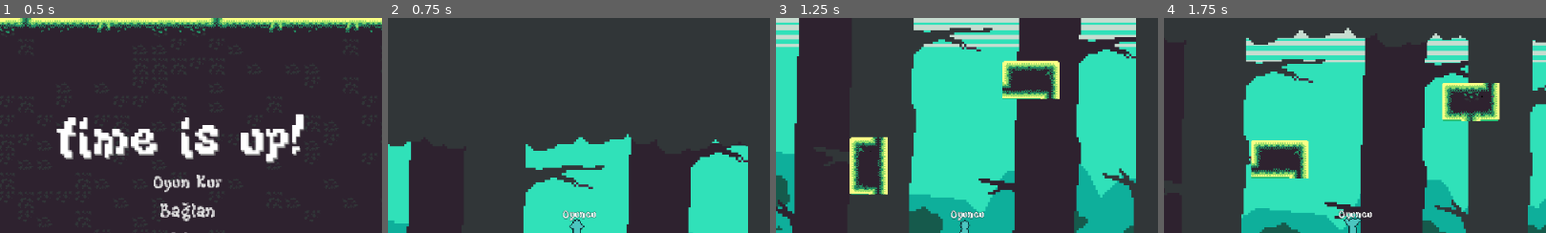
Above: before the commit, frames 1-4 (left to right).
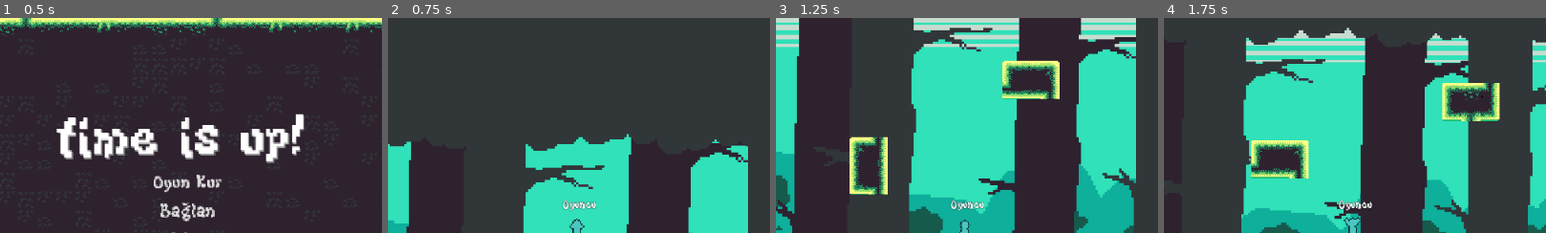
Above: after the commit, the same moments.

Repository: muratbas/time-is-up
Game: Godot game, scene res://Assets/Scenes/Menu/main_menu.tscn
The game is run twice, just before and just after one commit, with the same random seed, the same clock (stepped at 60 frames per second) and the same inputs.
Inputs:
- Up to frame 1 (0.5 s): no input
- Up to frame 2 (0.75 s): click "Oyun Kur" at 0.5 s
- Up to frame 3 (1.25 s): no input
- Up to frame 4 (1.75 s): hold D (Right) from 1.28 s (still down); tap W (Jump) at 1.35, 1.52 s
The pictures show only the part of the screen within x 25-75%, y 0-50%; the shares and areas given below are measured in that part.

Frame 1 is identical in both runs. In frame 2, 0.6% of the frame differs, in the area x 45-55%, y 84-95%; in frame 3, 0.5%; in frame 4, 0.5%.

Commit message:
hotfix: nickname bug

Diff:
--- a/Assets/Scenes/Char/player.tscn
+++ b/Assets/Scenes/Char/player.tscn
@@ -18,11 +18,6 @@
 properties/1/replication_mode = 1
 
 [sub_resource type="SceneReplicationConfig" id="SceneReplicationConfig_6tr60"]
-properties/0/path = NodePath(".. : nickname")
-properties/0/spawn = true
-properties/0/replication_mode = 1
-
-[sub_resource type="StyleBoxEmpty" id="StyleBoxEmpty_hvx5h"]
 
 [sub_resource type="AtlasTexture" id="AtlasTexture_y88jl"]
 atlas = ExtResource("3_uiccu")
@@ -376,6 +371,8 @@
 "speed": 15.0
 }]
 
+[sub_resource type="StyleBoxEmpty" id="StyleBoxEmpty_hvx5h"]
+
 [sub_resource type="RectangleShape2D" id="RectangleShape2D_cjiiu"]
 size = Vector2(16, 15.75)
 
@@ -391,11 +388,44 @@
 replication_config = SubResource("SceneReplicationConfig_6tr60")
 script = ExtResource("2_da8pg")
 
+[node name="Camera2D" type="Camera2D" parent="." unique_id=2094936081]
+
+[node name="AnimatedSprite2D" type="AnimatedSprite2D" parent="." unique_id=865814971]
+texture_filter = 1
+sprite_frames = SubResource("SpriteFrames_mlk2r")
+animation = &"run"
+autoplay = "idle"
+
+[node name="CollisionShape2D" type="CollisionShape2D" parent="." unique_id=1423131883]
+position = Vector2(0, 1)
+shape = SubResource("CapsuleShape2D_ibqoo")
+
+[node name="CoyoteTimer" type="Timer" parent="." unique_id=521657932]
+wait_time = 0.1
+one_shot = true
+
+[node name="Marker2D" type="Marker2D" parent="." unique_id=436295585]
+
+[node name="AnimatedSprite2D" type="AnimatedSprite2D" parent="Marker2D" unique_id=422031226]
+position = Vector2(0, -21)
+scale = Vector2(0.828125, 0.8675595)
+sprite_frames = SubResource("SpriteFrames_wvor5")
+animation = &"TNT"
+frame_progress = 0.37125695
+
+[node name="DoubleJumpEffect" type="AnimatedSprite2D" parent="." unique_id=1390648661]
+visible = false
+top_level = true
+position = Vector2(1, 8)
+scale = Vector2(0.75, 0.78125)
+sprite_frames = SubResource("SpriteFrames_v77ya")
+animation = &"puff"
+
 [node name="NicknameLabel" type="Label" parent="." unique_id=181400965]
 offset_left = -11.0
-offset_top = -21.0
+offset_top = -29.0
 offset_right = 17.0
-offset_bottom = -7.0
+offset_bottom = -15.0
 theme_override_colors/font_color = Color(1, 1, 1, 1)
 theme_override_colors/font_outline_color = Color(0, 0, 0, 1)
 theme_override_constants/outline_size = 1
@@ -404,39 +434,6 @@
 theme_override_styles/normal = SubResource("StyleBoxEmpty_hvx5h")
 horizontal_alignment = 1
 
-[node name="Camera2D" type="Camera2D" parent="." unique_id=2094936081]
-
-[node name="AnimatedSprite2D" type="AnimatedSprite2D" parent="." unique_id=865814971]
-texture_filter = 1
-sprite_frames = SubResource("SpriteFrames_mlk2r")
-animation = &"run"
-autoplay = "idle"
-
-[node name="CollisionShape2D" type="CollisionShape2D" parent="." unique_id=1423131883]
-position = Vector2(0, 1)
-shape = SubResource("CapsuleShape2D_ibqoo")
-
-[node name="CoyoteTimer" type="Timer" parent="." unique_id=521657932]
-wait_time = 0.1
-one_shot = true
-
-[node name="Marker2D" type="Marker2D" parent="." unique_id=436295585]
-
-[node name="AnimatedSprite2D" type="AnimatedSprite2D" parent="Marker2D" unique_id=422031226]
-position = Vector2(0, -21)
-scale = Vector2(0.828125, 0.8675595)
-sprite_frames = SubResource("SpriteFrames_wvor5")
-animation = &"TNT"
-frame_progress = 0.37125695
-
-[node name="DoubleJumpEffect" type="AnimatedSprite2D" parent="." unique_id=1390648661]
-visible = false
-top_level = true
-position = Vector2(1, 8)
-scale = Vector2(0.75, 0.78125)
-sprite_frames = SubResource("SpriteFrames_v77ya")
-animation = &"puff"
-
 [node name="PunchHitbox" type="Area2D" parent="." unique_id=271657782]
 collision_layer = 4
 collision_mask = 2
--- a/Assets/Scripts/player.gd
+++ b/Assets/Scripts/player.gd
@@ -80,8 +80,8 @@
 
 	if multiplayer.get_unique_id() == player_id:
 		$Camera2D.make_current()
-		# Kendi karakterimize kendi nick'imizi ata; MultiplayerSynchronizer yayar
-		nickname = PlayerData.nickname
+		# Kendi nick'ini tüm peerlara RPC ile gönder; Synchronizer yerine tek seferlik RPC daha güvenli
+		_rpc_set_nickname.rpc(PlayerData.nickname)
 	else:
 		$Camera2D.enabled = false
 
@@ -96,8 +96,15 @@
 	animated_sprite.animation_finished.connect(_on_player_animation_finished)
 	punch_hitbox.body_entered.connect(_on_punch_hitbox_body_entered)
 
-	# Setter'ı yeniden tetikleyerek label'ın truncation mantığından geçmesini sağla
-	nickname = nickname
+
+# ══════════════════════════════════════════════════════════════════════════════
+# Nick Senkronizasyonu
+# ══════════════════════════════════════════════════════════════════════════════
+
+@rpc("any_peer", "call_local", "reliable")
+func _rpc_set_nickname(new_nickname: String) -> void:
+	# Her peer bu oyuncu node'unda nick'i günceller
+	nickname = new_nickname
 
 
 # ══════════════════════════════════════════════════════════════════════════════
